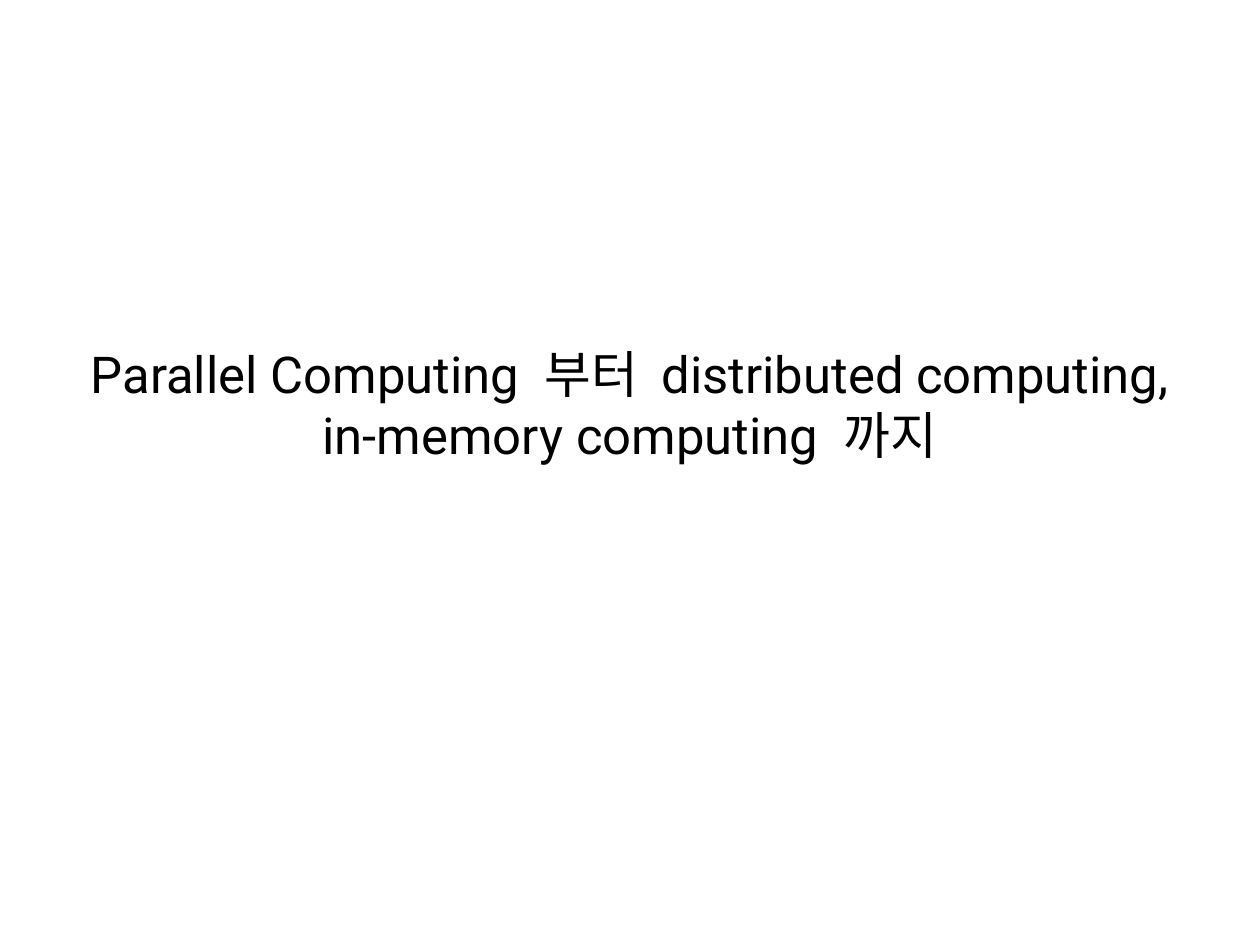
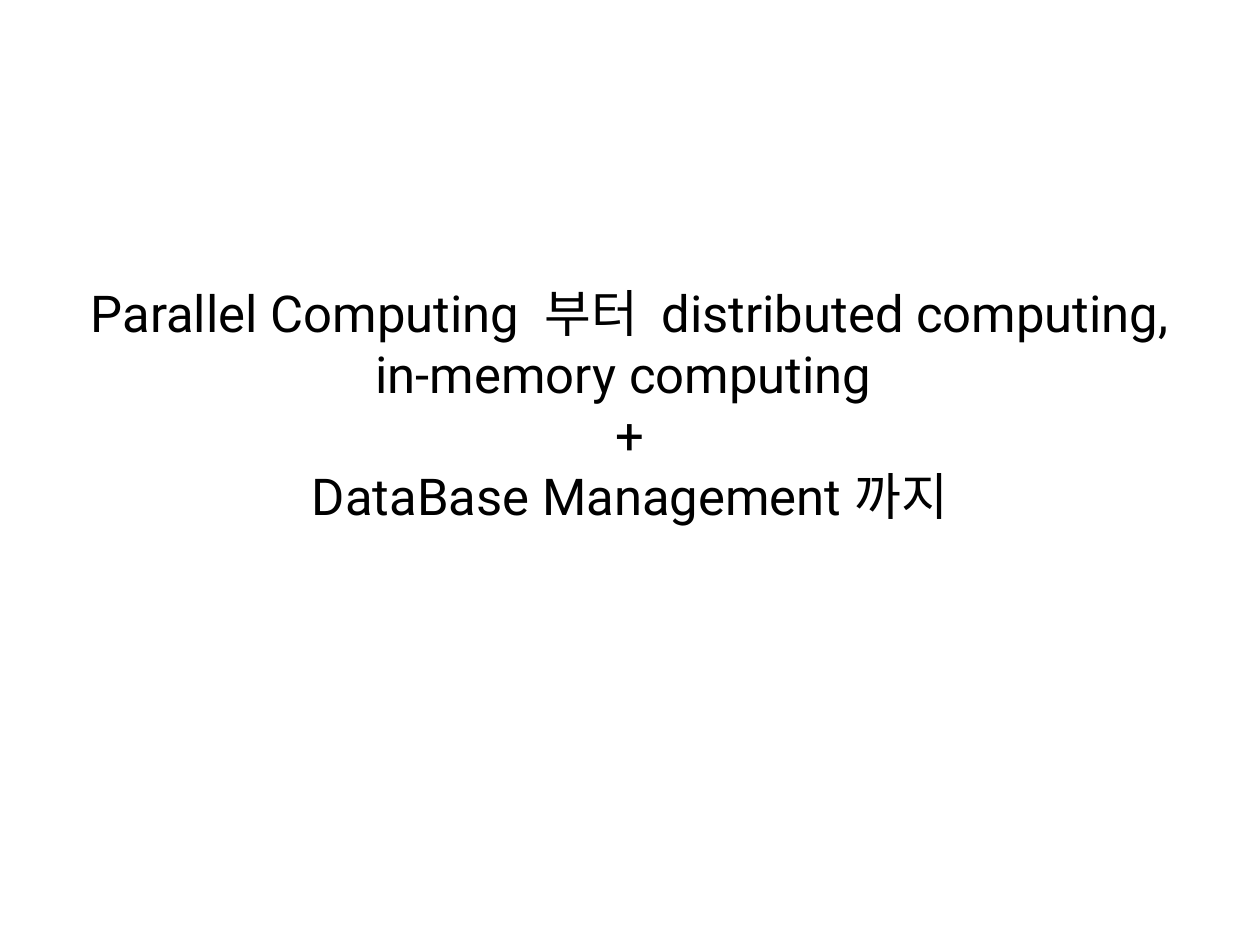
Before and after one commit to TedJeong/vipidly-vociferous, a slide deck: slide 1 of notes/병렬컴퓨팅부터분산컴퓨팅까지.odp. Drawn at 1260x945 pixels with LibreOffice and Linux fonts; fonts in the diff are those of the drawing. Boxes give left, top, right and bottom in pixels: in the first picture for what was removed or moved away, otherwise in the second. Text is boxed around its words. In the diff, an @@ line names an element or a change of style, - is before the commit and + after.

```diff
--- a/notes/병렬컴퓨팅부터분산컴퓨팅까지.odp
+++ b/notes/병렬컴퓨팅부터분산컴퓨팅까지.odp
@@ text at (91,290,1168,516): text changed @@
-Parallel Computing 부터 distributed computing, in-memory computing 까지
+Parallel Computing 부터 distributed computing, in-memory computing
++
+DataBase Management까지
```
Also in this commit, not shown: 4 other slides changed, 8 slides added, 2 other files.
